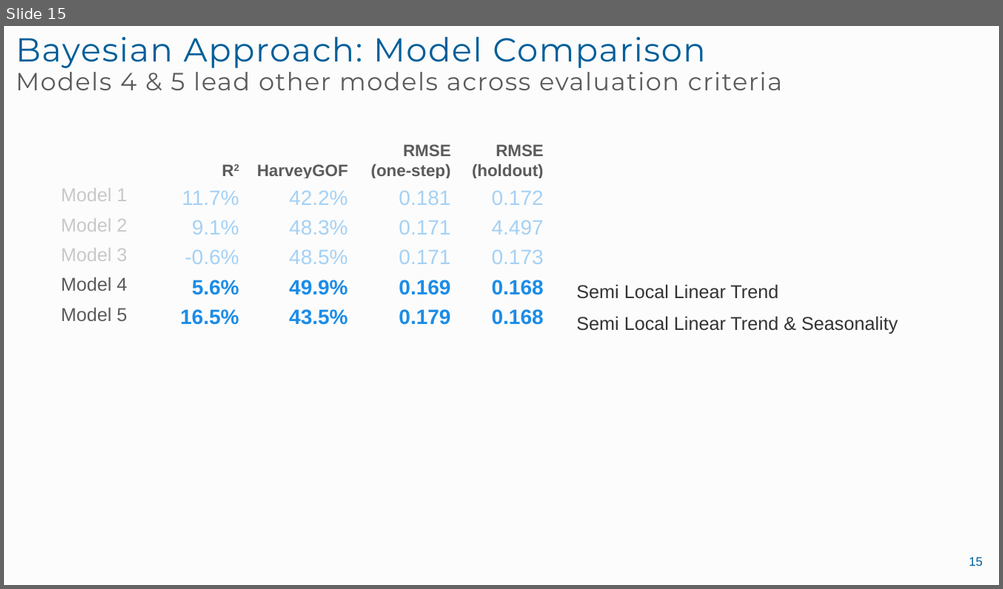
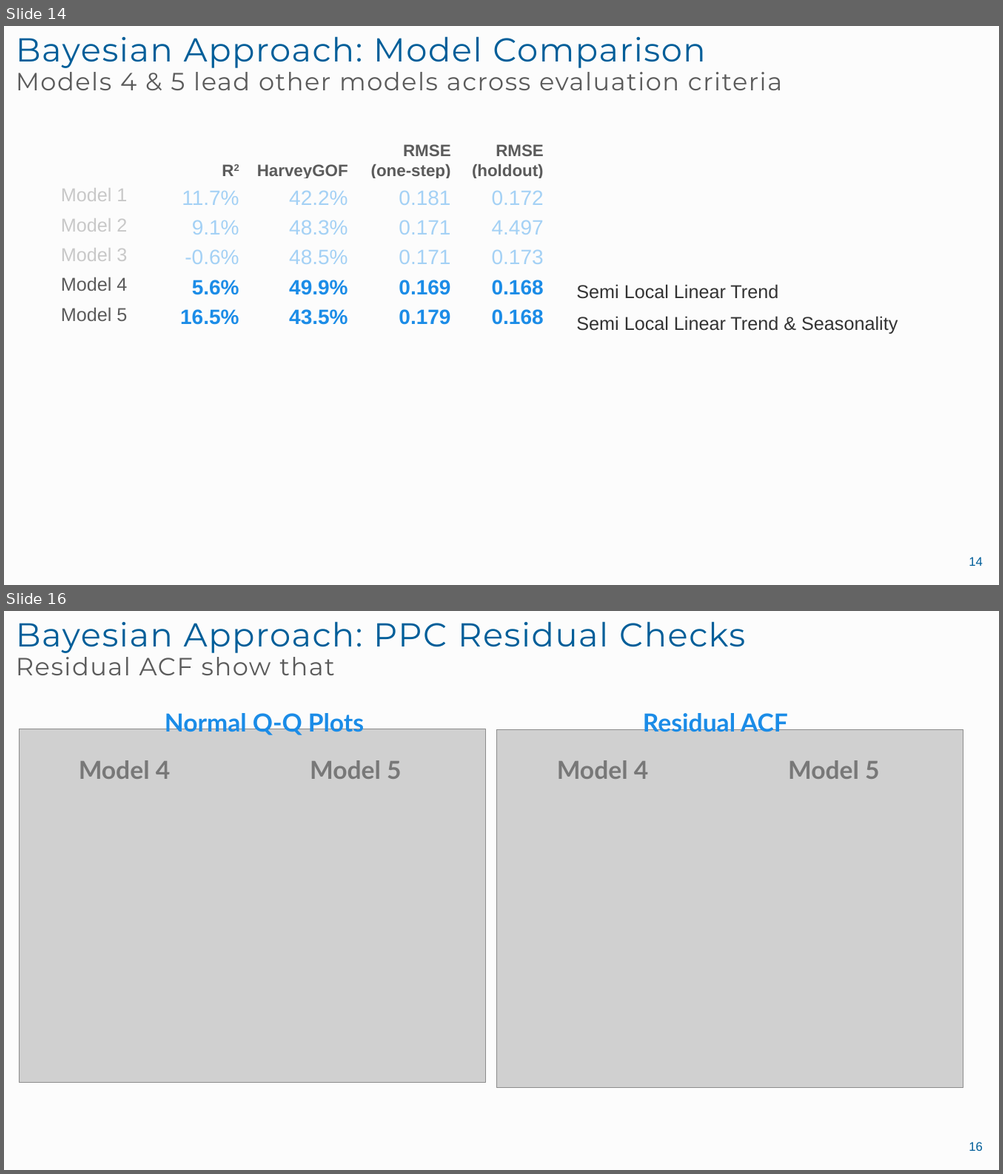
Before and after one commit to landonme/Lowering-BAC-Bayesian-vs.-Frequentist, a slide deck: final presentation.pptx. Shown one above the other, each under a label of ours: slide 15 before the commit, slides 14 and 16 after it; the slides between them are not shown. The pictures are 1003x589 and 1003x1174 pixels, drawn with LibreOffice and Linux fonts; fonts in the diff are those of the drawing; grey boxes stand for pictures. Boxes give left, top, right and bottom in pixels: in the first picture for what was removed or moved away, otherwise in the second. Text is boxed around its words. In the diff, an @@ line names an element or a change of style, - is before the commit and + after.

```diff
--- a/final presentation.pptx
+++ b/final presentation.pptx
@@ slide 16 added at bbox=[4, 611, 999, 1170], background #FCFCFC @@
@@ title added at bbox=[16, 621, 745, 675], 32 pt, text #005E99 @@
+Bayesian Approach: PPC Residual Checks
+Residual ACF show that
@@ text added at bbox=[165, 710, 364, 735], 24 pt, text #1B8CE7, bold @@
+Normal Q-Q Plots
@@ text added at bbox=[643, 710, 788, 732], 24 pt, text #1B8CE7, bold @@
+Residual ACF
@@ picture added at bbox=[19, 729, 485, 1082] @@
@@ picture added at bbox=[496, 730, 963, 1088] @@
@@ text added at bbox=[79, 760, 170, 779], 24 pt, text #787878, bold @@
+Model 4
@@ text added at bbox=[310, 760, 401, 779], 24 pt, text #787878, bold @@
+Model 5
@@ text added at bbox=[557, 760, 648, 779], 24 pt, text #787878, bold @@
+Model 4
@@ text added at bbox=[788, 760, 879, 779], 24 pt, text #787878, bold @@
+Model 5
@@ page number added at bbox=[968, 1142, 982, 1151], 12 pt, text #005E99 @@
+16
@@ what was slide 15 is now slide 14 @@
@@ page number at bbox=[968, 557, 982, 566]: text changed @@
-15
+14
```
Also in this commit, not shown: 5 slides changed, 4 other slides added, 1 slide removed, 1 other file.
